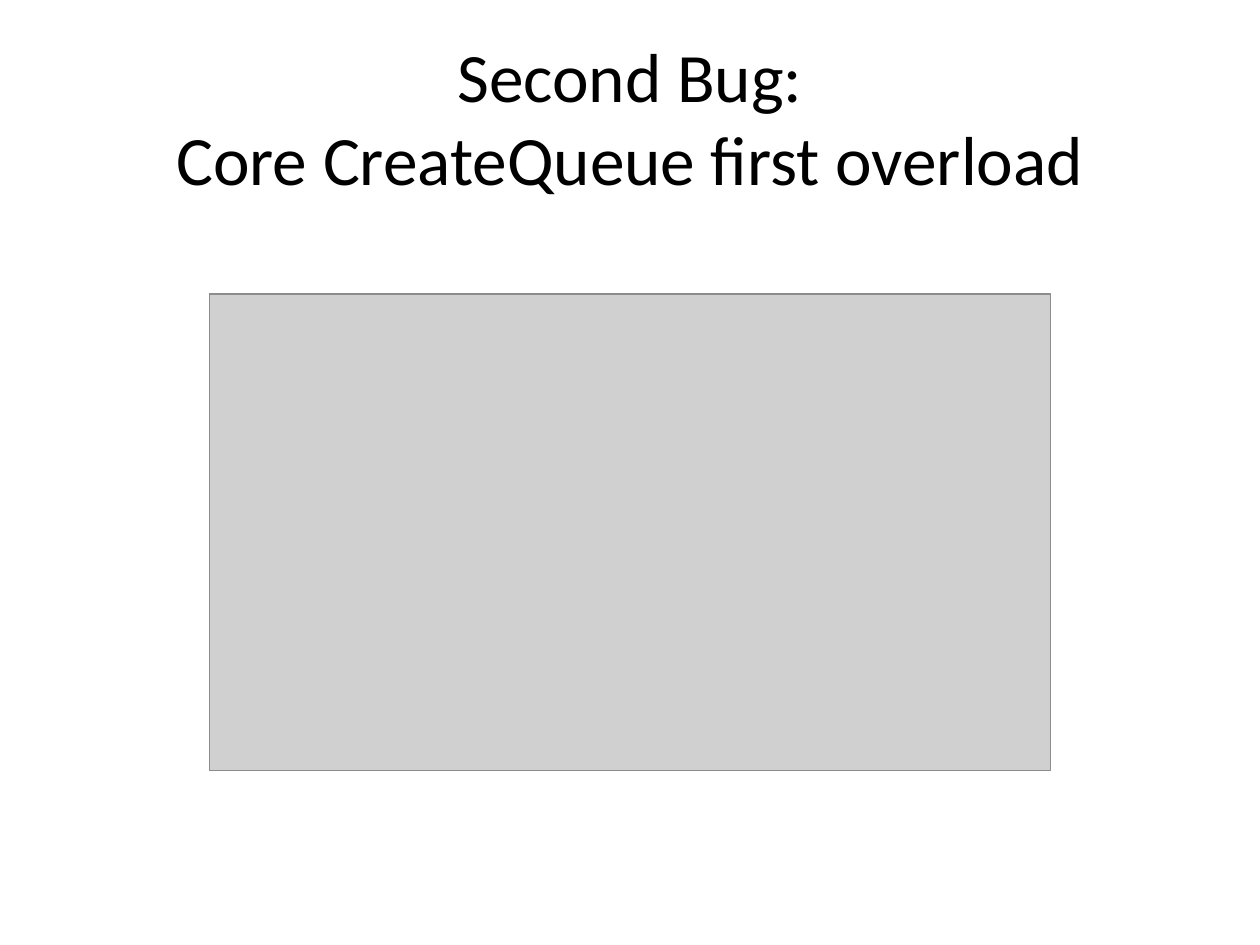
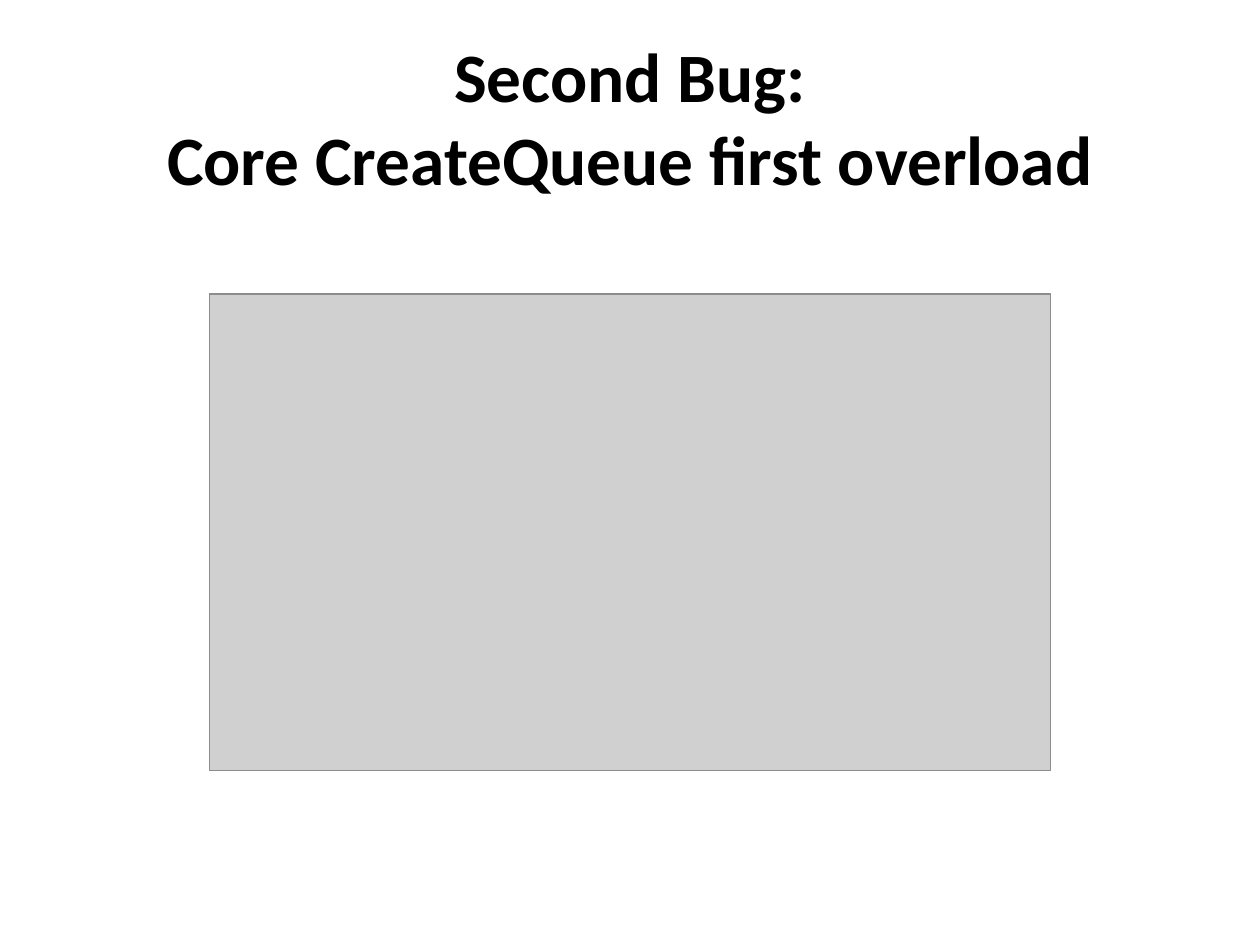
Before and after one commit to manouchehr/SOEN691_AZIZI, a slide deck: slide 15 of ClassWorkReports/Twilio_sharpBugFixing .pptx. Drawn at 1260x945 pixels with LibreOffice and Linux fonts; fonts in the diff are those of the drawing; grey boxes stand for pictures. Boxes give left, top, right and bottom in pixels: in the first picture for what was removed or moved away, otherwise in the second. Text is boxed around its words. In the diff, an @@ line names an element or a change of style, - is before the commit and + after.

```diff
--- a/ClassWorkReports/Twilio_sharpBugFixing .pptx
+++ b/ClassWorkReports/Twilio_sharpBugFixing .pptx
@@ title "Second Bug: Core CreateQueue first ..." at bbox=[167, 53, 1092, 194]: bold on @@
```
Also in this commit, not shown: 6 other slides changed, 2 other files.
